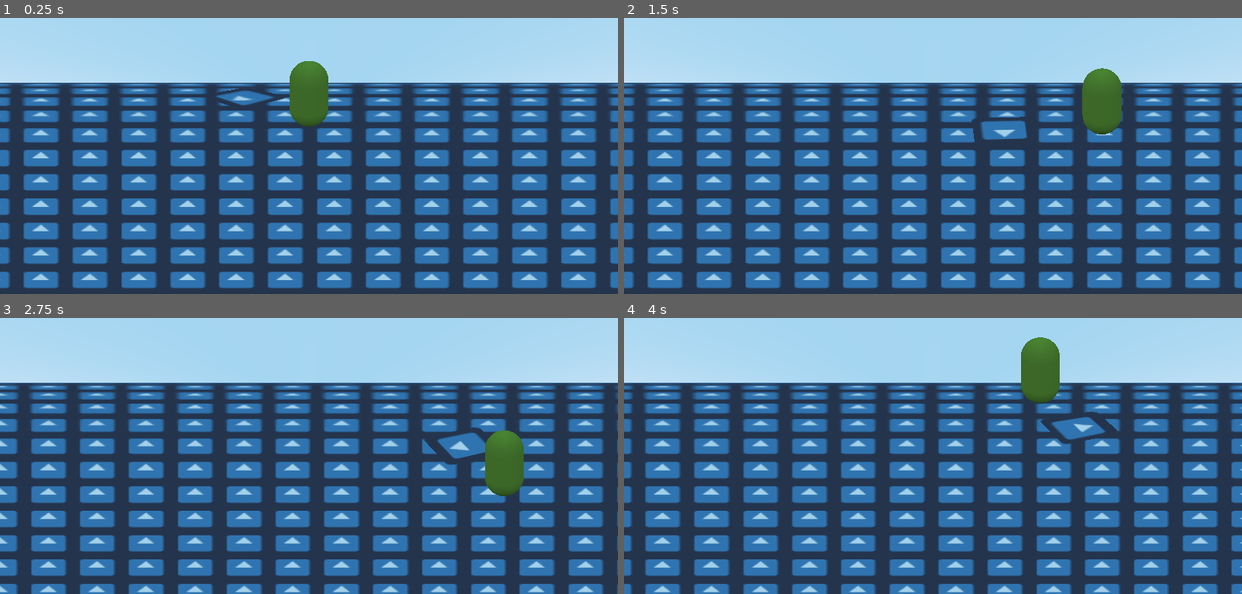
Above: before the commit, frames 1-4 (two rows, left to right).
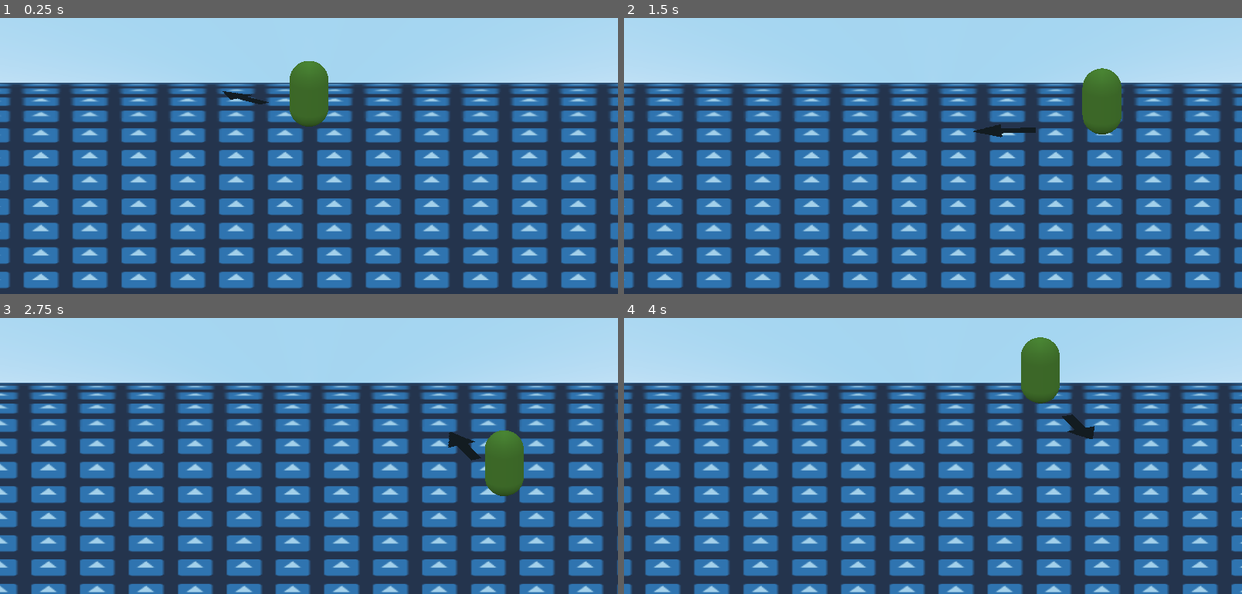
Above: after the commit, the same moments.

Repository: MTareqAzim/tag
Game: Godot game, scene res://Scenes/Worlds/World.tscn
The game is run twice, just before and just after one commit, with the same random seed, the same clock (stepped at 60 frames per second) and the same inputs. The engine's default icon, where the game draws it, is replaced by a stand-in: a white triangle on a blue panel in a dark square.
Inputs (mouse positions are in pixels of both pictures, inside the frame that each line leads up to):
- Up to frame 1 (0.25 s): no input
- Up to frame 2 (1.5 s): tap Enter at 0.5 s; move the mouse to (1068, 103) at 0.52 s; hold D (move_right) 0.53-1.28 s; move the mouse to (809, 136) at 1.27 s; hold S (move_back) from 1.28 s (still down)
- Up to frame 3 (2.75 s): move the mouse to (370, 342) at 2.02 s; release S (move_back) at 2.03 s; hold D (move_right) from 2.03 s (still down)
- Up to frame 4 (4 s): move the mouse to (902, 489) at 2.77 s; release D (move_right) at 2.78 s; hold W (move_forward) 2.78-3.53 s; move the mouse to (1118, 472) at 3.52 s; hold A (move_left) from 3.53 s (still down)

The runs differ from the first frame. In frame 1, 0.4% of the frame differs, in the area x 34-47%, y 25-32%; in frame 2, 0.6%; in frame 3, 0.6%; in frame 4, 0.6%, in the area x 67-80%, y 33-46%.

Commit message:
Added arrow sprite.

Diff:
--- a/Scenes/Player/Player.tscn
+++ b/Scenes/Player/Player.tscn
@@ -10,10 +10,10 @@
 [ext_resource path="res://Scenes/Player/States/Run.tscn" type="PackedScene" id=8]
 [ext_resource path="res://Scenes/Player/States/Dash.tscn" type="PackedScene" id=9]
 [ext_resource path="res://Scenes/Player/target_direction.gd" type="Script" id=10]
-[ext_resource path="res://icon.png" type="Texture" id=11]
 [ext_resource path="res://Scenes/Player/target_pivot.gd" type="Script" id=12]
 [ext_resource path="res://Shaders/rolling_sprite.shader" type="Shader" id=13]
 [ext_resource path="res://Scenes/Player/mesh_displacer.gd" type="Script" id=14]
+[ext_resource path="res://Sprites/arrow.png" type="Texture" id=15]
 
 [sub_resource type="CapsuleShape" id=1]
 radius = 0.2
@@ -32,7 +32,7 @@
 shader_param/camera_offset = 8.0
 shader_param/billboard = null
 shader_param/billboard_degrees = null
-shader_param/texturemap = ExtResource( 11 )
+shader_param/texturemap = ExtResource( 15 )
 
 [node name="Player" type="KinematicBody"]
 collision_mask = 17
@@ -65,7 +65,7 @@
 transform = Transform( 1, 0, 0, 0, 1, 0, 0, 0, 1, 1, 0, 0 )
 material_override = SubResource( 5 )
 axis = 1
-texture = ExtResource( 11 )
+texture = ExtResource( 15 )
 
 [node name="Input" type="Node" parent="."]
 script = ExtResource( 3 )
--- a/project.godot
+++ b/project.godot
@@ -337,6 +337,30 @@
 window/stretch/mode="viewport"
 window/stretch/aspect="keep"
 
+[importer_defaults]
+
+texture={
+"compress/bptc_ldr": 0,
+"compress/hdr_mode": 0,
+"compress/lossy_quality": 0.7,
+"compress/mode": 0,
+"compress/normal_map": 0,
+"detect_3d": false,
+"flags/anisotropic": false,
+"flags/filter": false,
+"flags/mipmaps": false,
+"flags/repeat": 0,
+"flags/srgb": 2,
+"process/HDR_as_SRGB": false,
+"process/fix_alpha_border": true,
+"process/invert_color": false,
+"process/normal_map_invert_y": false,
+"process/premult_alpha": false,
+"size_limit": 0,
+"stream": false,
+"svg/scale": 1.0
+}
+
 [input]
 
 move_left={
Binary file added: Sprites/arrow.png
Not shown, added: Sprites/arrow.png.import
